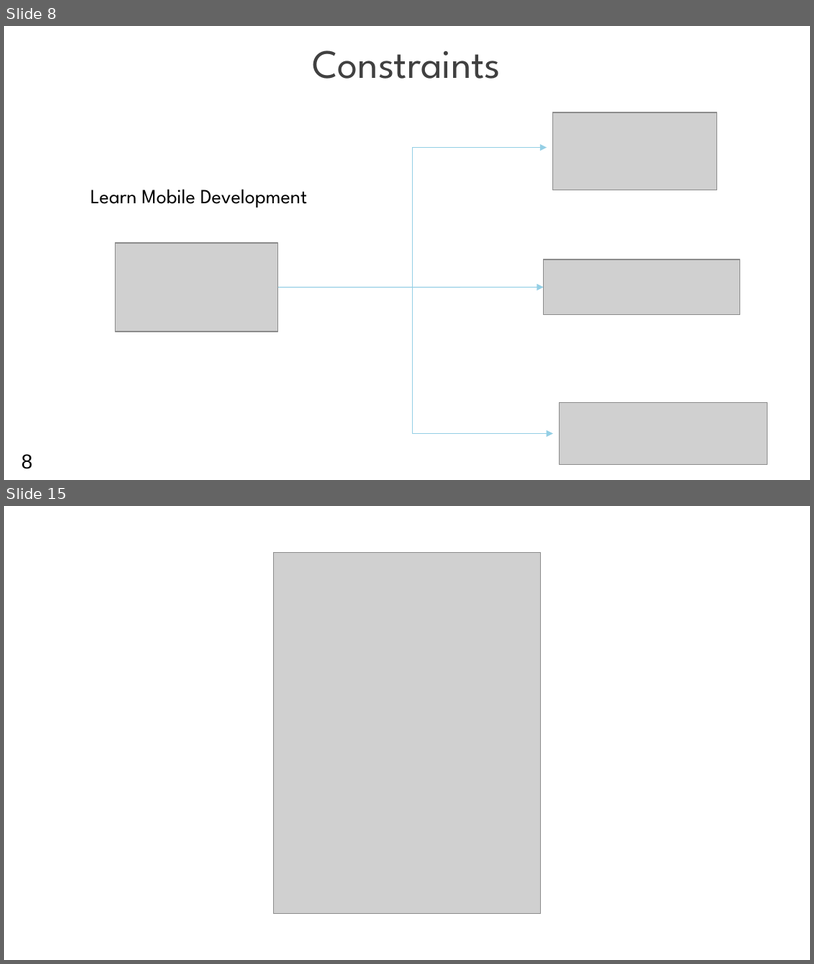
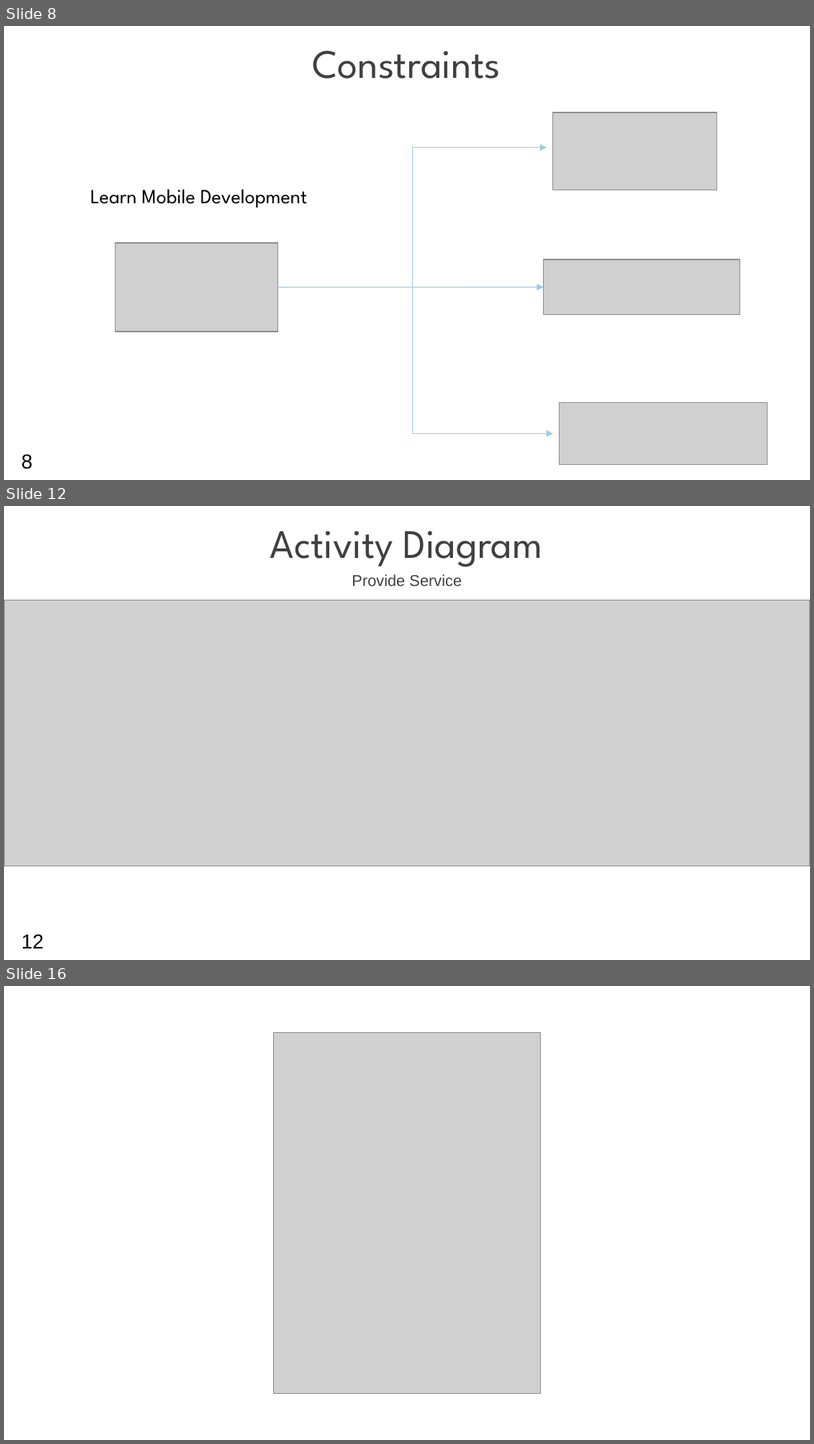
Before and after one commit to sshaulnv/Final-project-doit, a slide deck: Capstone Project Phase A-23-1-D-4.pptx. Shown one above the other, each under a label of ours: slides 8 and 15 before the commit, slides 8, 12 and 16 after it; the slides between them are not shown. The pictures are 814x964 and 814x1444 pixels, drawn with LibreOffice and Linux fonts; fonts in the diff are those of the drawing; grey boxes stand for pictures; background and template pictures are left out. Boxes give left, top, right and bottom in pixels: in the first picture for what was removed or moved away, otherwise in the second. Text is boxed around its words. In the diff, an @@ line names an element or a change of style, - is before the commit and + after.

```diff
--- a/Capstone Project Phase A-23-1-D-4.pptx
+++ b/Capstone Project Phase A-23-1-D-4.pptx
@@ slide 12 added at <box>4,506,810,960</box>, background picture (left out) @@
@@ text added at <box>270,531,543,567</box>, 36 pt, text #404040 @@
+Activity Diagram
@@ text added at <box>352,574,462,586</box>, 14 pt, text #404040 @@
+Provide Service
@@ picture added at <box>4,600,810,866</box> @@
@@ text added at <box>21,934,44,948</box>, 18 pt, text #000000 @@
+12
@@ what was slide 15 is now slide 16 @@
```
Also in this commit, not shown: 6 slides changed, 2 other files.
